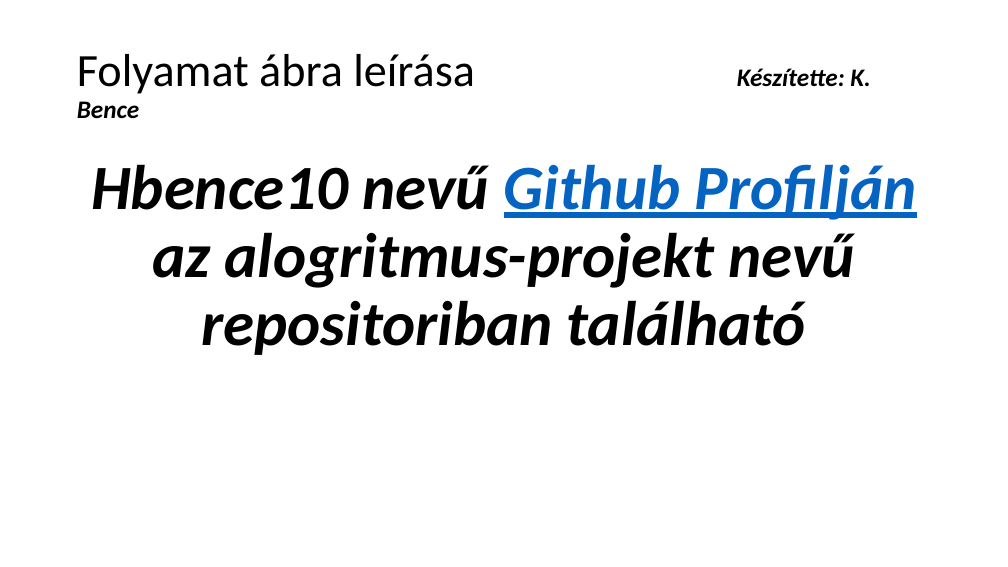
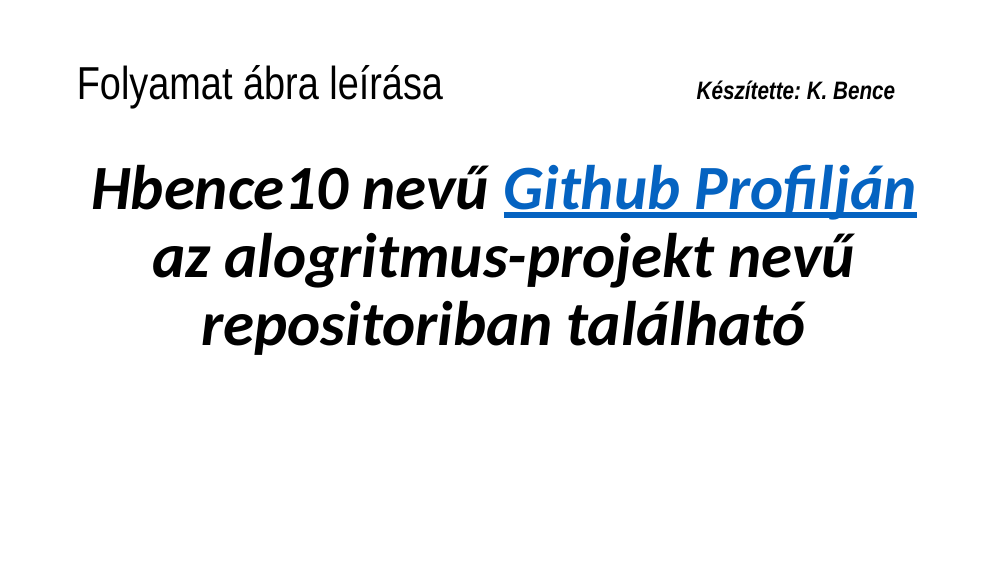
Before and after one commit to Hbence10/algoritmus-projekt, a slide deck: slide 7 of munkamenet.pptx. Drawn at 1008x567 pixels with LibreOffice and Linux fonts; fonts in the diff are those of the drawing. Boxes give left, top, right and bottom in pixels: in the first picture for what was removed or moved away, otherwise in the second. Text is boxed around its words. In the diff, an @@ line names an element or a change of style, - is before the commit and + after.

```diff
--- a/munkamenet.pptx
+++ b/munkamenet.pptx
@@ title "Folyamat ábra leírása Készítette: K. ..." at (x1=77, y1=65, x2=895, y2=108): font Calibri to Arial Narrow @@
```
Also in this commit, not shown: 4 other slides changed.
